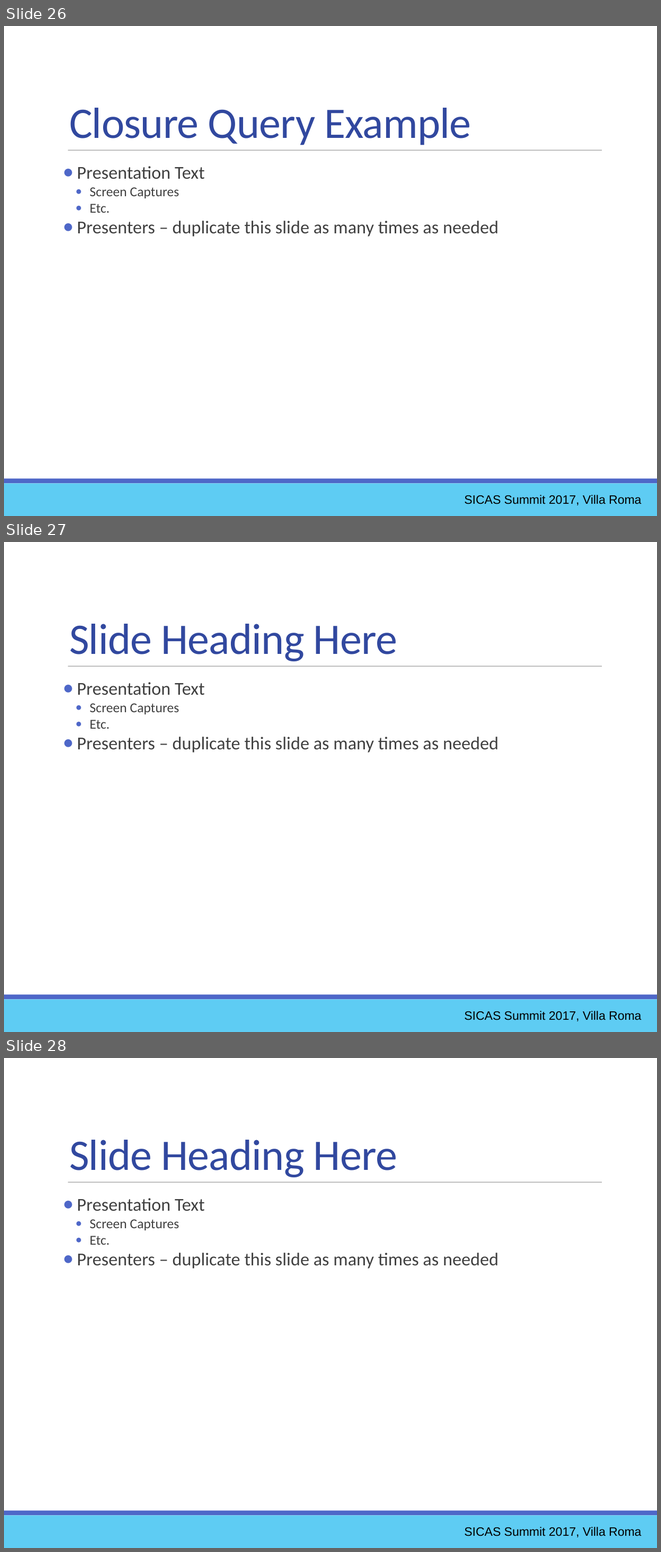
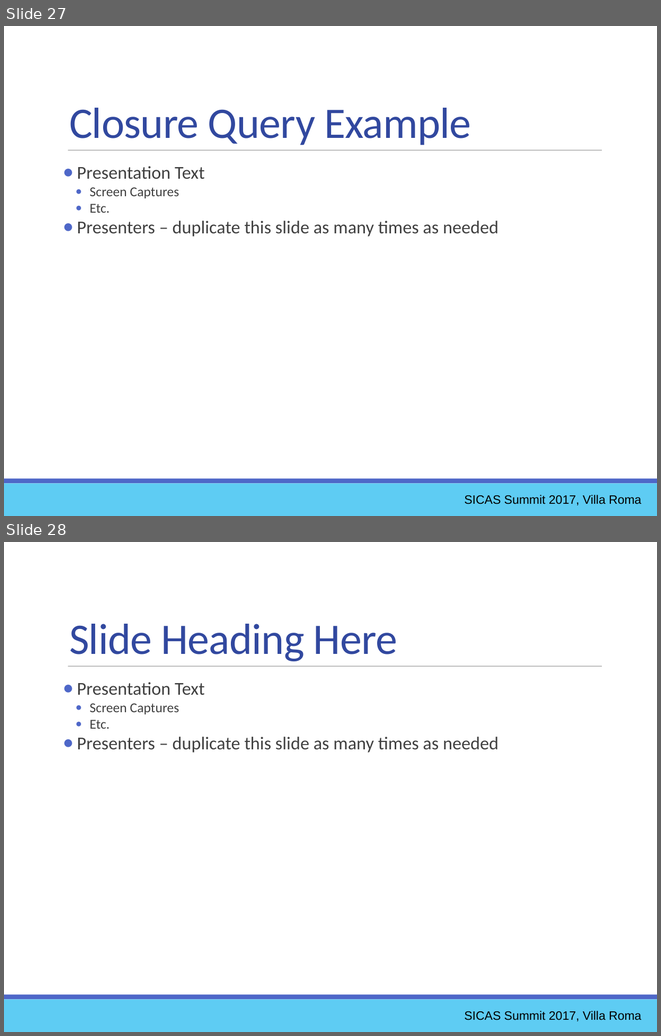
Before and after one commit to ewcole/simple_report, a slide deck: docs/SICAS_2017/Cole_Drop-In Reporting with Groovy.pptx. Shown one above the other, each under a label of ours: slides 26, 27 and 28 before the commit, slides 27 and 28 after it. The pictures are 661x1552 and 661x1036 pixels, drawn with LibreOffice and Linux fonts; fonts in the diff are those of the drawing. Boxes give left, top, right and bottom in pixels: in the first picture for what was removed or moved away, otherwise in the second. Text is boxed around its words. In the diff, an @@ line names an element or a change of style, - is before the commit and + after.

```diff
--- a/docs/SICAS_2017/Cole_Drop-In Reporting with Groovy.pptx
+++ b/docs/SICAS_2017/Cole_Drop-In Reporting with Groovy.pptx
@@ slide 27 removed at [4, 542, 657, 1032], background #FFFFFF; not listed: 3 template elements that a slide beside it also shows @@
@@ text removed at [69, 624, 397, 661] @@
-Slide Heading Here
@@ text removed at [77, 682, 498, 752] @@
-● Presentation Text
-      ● Screen Captures
-      ● Etc.
-● Presenters – duplicate this slide as many times as needed
@@ text removed at [464, 1011, 641, 1021] @@
-SICAS Summit 2017, Villa Roma
@@ what was slide 26 is now slide 27 @@
```
Also in this commit, not shown: 1 slide added, 1 other file.
